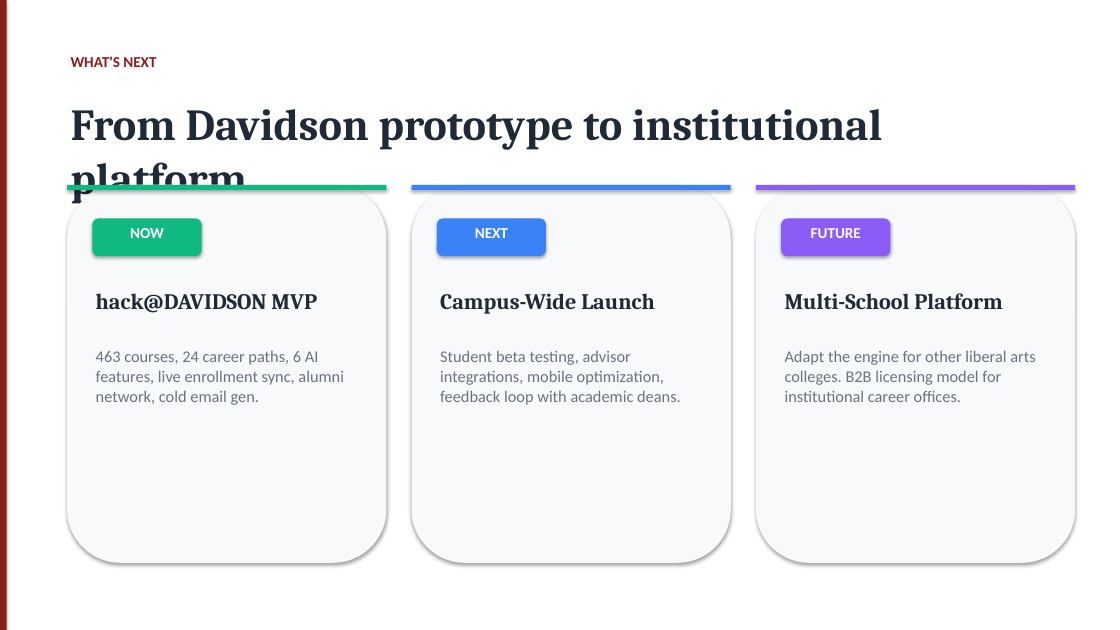
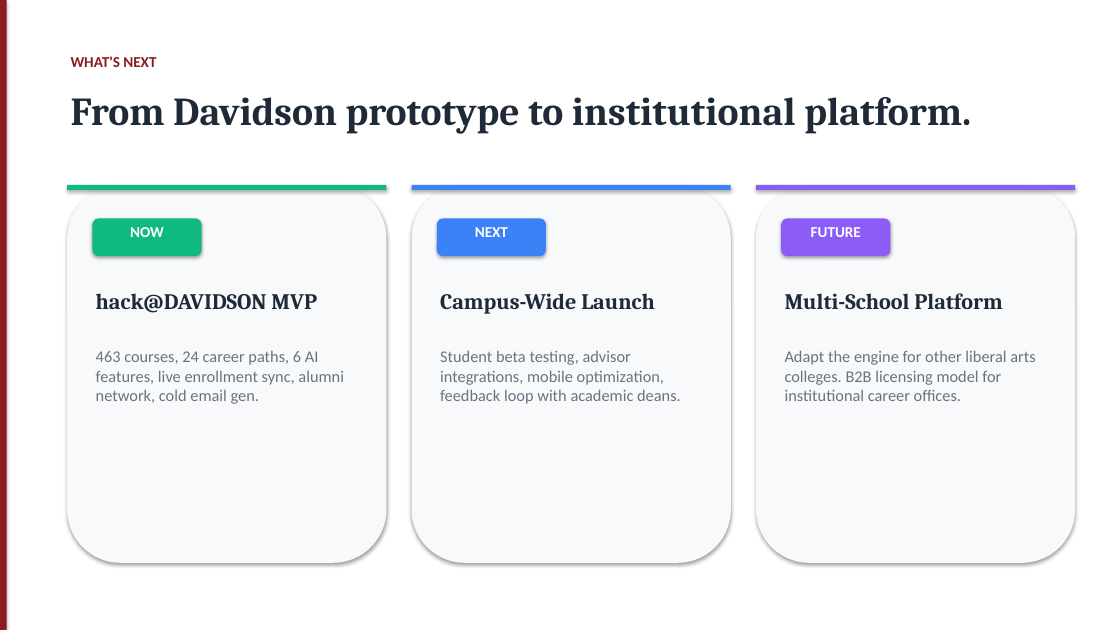
Before and after one commit to Hades-c/MakeItSo, a slide deck: slide 10 of MakeItSo_Pitch_Deck.pptx. Drawn at 1120x630 pixels with LibreOffice and Linux fonts; fonts in the diff are those of the drawing. Boxes give left, top, right and bottom in pixels: in the first picture for what was removed or moved away, otherwise in the second. Text is boxed around its words. In the diff, an @@ line names an element or a change of style, - is before the commit and + after.

```diff
--- a/MakeItSo_Pitch_Deck.pptx
+++ b/MakeItSo_Pitch_Deck.pptx
@@ text "From Davidson prototype to institutional ..." moved from (x1=71, y1=109, x2=882, y2=204) to (x1=71, y1=97, x2=971, y2=134) @@
@@ text "From Davidson prototype to institutional ..." at (x1=71, y1=97, x2=971, y2=134): size 38 to 34 pt; line spacing 47pt to 1 @@
```
Also in this commit, not shown: 10 other slides changed, 1 other file.
